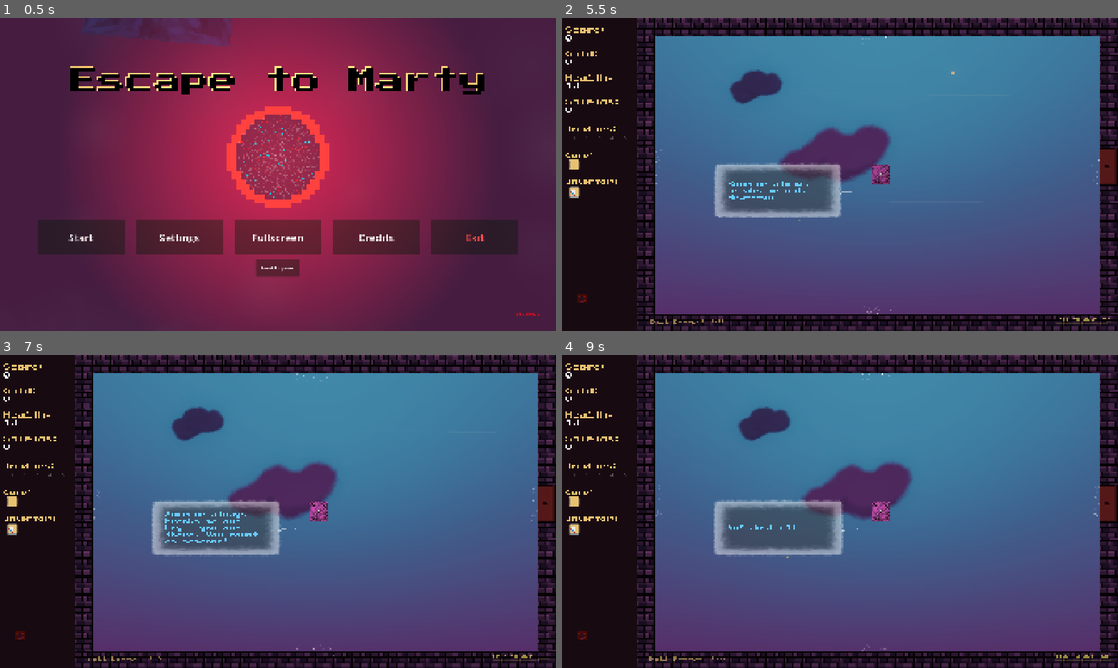
Above: before the commit, frames 1-4 (two rows, left to right).
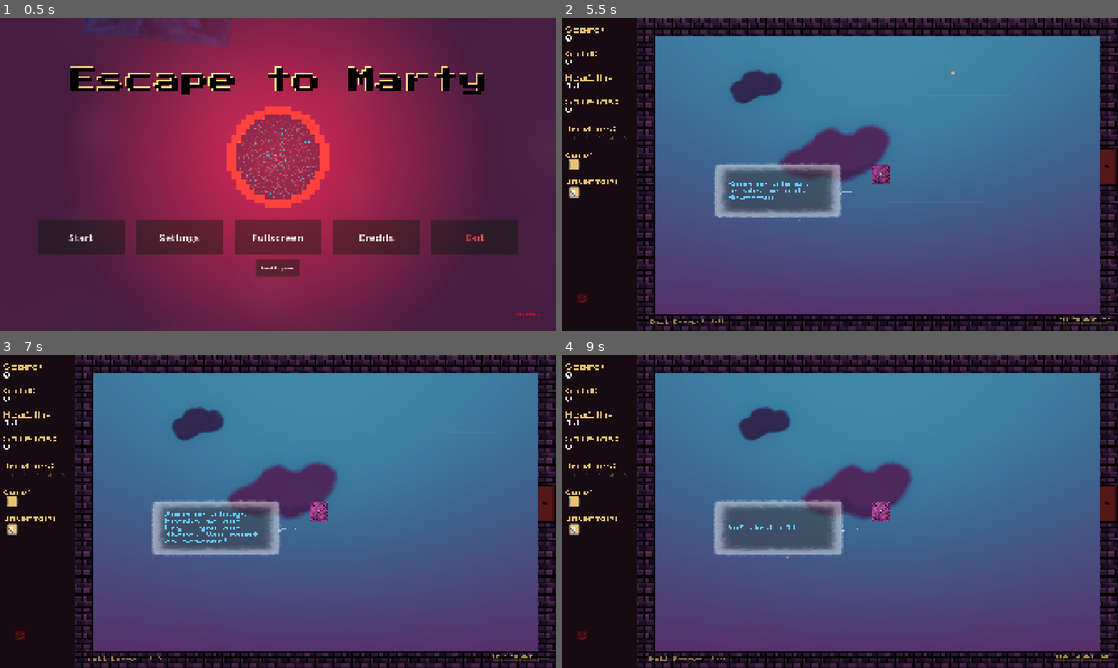
Above: after the commit, the same moments.

Repository: lostpoet999/escape_to_marty
Game: Godot game, scene res://scenes_and_scripts/ui_main_menu/main_menu.tscn
The game is run twice, just before and just after one commit, with the same random seed, the same clock (stepped at 60 frames per second) and the same inputs. Sound files missing from this copy of the repository are replaced by a short silence.
Inputs (mouse positions are in pixels of both pictures, inside the frame that each line leads up to):
- Up to frame 1 (0.5 s): no input
- Up to frame 2 (5.5 s): click "Start" at 0.5 s; click (573, 165) at 1.27 s; click (573, 193) at 2.02 s; click (573, 165) at 2.77 s; click (573, 193) at 3.52 s; click (573, 165) at 4.27 s; click (573, 193) at 5.02 s
- Up to frame 3 (7 s): tap Enter (ui_accept) at 5.75 s; drag from (316, 511) to (316, 642) at 5.77 s; drag from (166, 527) to (316, 642) at 6.52 s
- Up to frame 4 (9 s): move the mouse to (895, 442) at 7.27 s; click (895, 442) at 7.35 s; drag from (812, 574) to (1106, 642) at 8.02 s; move the mouse to (1006, 558) at 8.77 s; tap E (ball_activate_powerup) at 8.85 s; click (1006, 558) at 8.92 s

Frame 1 is identical in both runs. In frame 2, less than 0.1% of the frame differs, in the area x 16-97%, y 5-95%; in frame 3, less than 0.1%; in frame 4, less than 0.1%.

Commit message:
doubled lenght of exit particles and conditionally displayed them (exits and revealed secret)

Diff:
--- a/scenes_and_scripts/actors/player/mouse_gestures.gd
+++ b/scenes_and_scripts/actors/player/mouse_gestures.gd
@@ -19,7 +19,7 @@
 
 @export var click_dmg_type: Array[GameManager.PhaseType] #gesture would impact this??
 @export_category("Click & Hold Config")
-@export var click_vs_hold: float = 0.2
+@export var click_vs_hold: float = 0.1
 @export var hold_duration_max: float = 3.0
 ## Multiplier on how fast the anger hold accrues charge; >1 reaches full charge sooner.
 @export var anger_charge_rate: float = 1.3
--- a/scenes_and_scripts/exits/east_exit.tscn
+++ b/scenes_and_scripts/exits/east_exit.tscn
@@ -9,7 +9,7 @@
 [node name="EastExit" unique_id=618575957 instance=ExtResource("1_v65l6")]
 
 [node name="exit_particles" parent="." index="0" unique_id=633668457 instance=ExtResource("2_anq2d")]
-position = Vector2(-64, 0)
+position = Vector2(-128, 0)
 rotation = 3.1415927
 
 [node name="CollisionShape2D" type="CollisionShape2D" parent="." index="1" unique_id=137459280]
--- a/scenes_and_scripts/exits/exit_particles.tscn
+++ b/scenes_and_scripts/exits/exit_particles.tscn
@@ -6,10 +6,22 @@
 offsets = PackedFloat32Array(0.0028653145, 1)
 colors = PackedColorArray(1, 1, 1, 0, 1, 1, 1, 1)
 
+[sub_resource type="Gradient" id="Gradient_light"]
+offsets = PackedFloat32Array(0, 1)
+colors = PackedColorArray(1, 0.92, 0.72, 1, 1, 0.92, 0.72, 0)
+
+[sub_resource type="GradientTexture2D" id="GradientTexture2D_light"]
+gradient = SubResource("Gradient_light")
+width = 256
+height = 256
+fill = 1
+fill_from = Vector2(0.5, 0.5)
+fill_to = Vector2(0.5, 0)
+
 [node name="exit_particles" type="CPUParticles2D" unique_id=633668457]
-amount = 64
+amount = 128
 texture = ExtResource("1_3jlfx")
-lifetime = 2.0
+lifetime = 4.0
 emission_shape = 3
 emission_rect_extents = Vector2(1, 64)
 direction = Vector2(-16, 0)
@@ -20,3 +32,8 @@
 scale_amount_min = 0.01
 scale_amount_max = 0.02
 color_ramp = SubResource("Gradient_kdu0b")
+
+[node name="ExitLight" type="PointLight2D" parent="." unique_id=633668458]
+enabled = false
+energy = 1.3
+texture = SubResource("GradientTexture2D_light")
--- a/scenes_and_scripts/exits/exits.gd
+++ b/scenes_and_scripts/exits/exits.gd
@@ -6,6 +6,8 @@
 const SECRET_FLASH_OUT_TIME: float = 0.4
 const SECRET_FLASH_INTERVAL_MIN: float = 8.0
 const SECRET_FLASH_INTERVAL_MAX: float = 12.0
+const SECRET_FLASH_FIRST_MIN: float = 1.5
+const SECRET_FLASH_FIRST_MAX: float = 3.0
 const SECRET_FLASHES_PER_BARK_MIN: int = 3
 const SECRET_FLASHES_PER_BARK_MAX: int = 4
 const SECRET_SOUND_BOOST_DB: float = 3.5
@@ -187,12 +189,14 @@
 	exit_barrier_closed.show()
 	exit_barrier_open.hide()
 	self.input_pickable = false
+	_set_particles(_is_secret_revealed())
 
 func show_open_door()-> void:
 	walls_no_door.hide()
 	exit_barrier_closed.hide()
 	exit_barrier_open.show()
 	self.input_pickable = true
+	_set_particles(true)
 
 func show_secret_wall()-> void:
 	walls_no_door.show()
@@ -200,16 +204,29 @@
 	exit_barrier_closed.hide()
 	exit_barrier_open.hide()
 	self.input_pickable = true
+	_set_particles(false)
 	if travel_locked:
 		return
 	if room_cleared and _targets_uncollected_memory():
+		_set_particles(true)
 		_start_memory_glow()
 	else:
 		_start_secret_flash()
 
+# no-combat rooms have no ball hits to betray the wall, so the idle tell
+# fires fast there or nobody sees it before leaving
 func _start_secret_flash()-> void:
 	_flashes_until_bark = randi_range(SECRET_FLASHES_PER_BARK_MIN, SECRET_FLASHES_PER_BARK_MAX)
-	_queue_secret_flash()
+	if _in_no_combat_room():
+		_flash_tween = create_tween()
+		_flash_tween.tween_interval(randf_range(SECRET_FLASH_FIRST_MIN, SECRET_FLASH_FIRST_MAX))
+		_chain_flash_steps()
+	else:
+		_queue_secret_flash()
+
+func _in_no_combat_room()-> bool:
+	var here: RoomEntry = room_ref[GameManager.current_room_id]
+	return here.content.room_type in RoomContent.AUTO_CLEAR_ROOM_TYPES
 
 func _start_memory_glow()-> void:
 	_flash_tween = create_tween().set_loops()
@@ -257,6 +274,25 @@
 	exit_barrier_closed.hide()
 	exit_barrier_open.hide()
 	self.input_pickable = false
+	_set_particles(false)
+
+func _set_particles(on: bool)-> void:
+	var particles: CPUParticles2D = get_node_or_null("exit_particles") as CPUParticles2D
+	if particles == null:
+		return
+	particles.emitting = on
+	var light: PointLight2D = particles.get_node_or_null("ExitLight") as PointLight2D
+	if light != null:
+		light.enabled = on and GameManager.floor_data != null \
+				and GameManager.floor_data.depression_lights_enabled
+
+func _is_secret_revealed()-> bool:
+	var target_id: String = _target_id()
+	if target_id == "" or not room_ref.has(target_id):
+		return false
+	if not room_ref[target_id].content.is_secret:
+		return false
+	return _direction_key() in _current_room_state().revealed_exits
 
 func enable_exits()-> void:
 	room_cleared = true
--- a/scenes_and_scripts/exits/north_exit.tscn
+++ b/scenes_and_scripts/exits/north_exit.tscn
@@ -9,7 +9,7 @@
 [node name="NorthExit" unique_id=618575957 instance=ExtResource("1_otxt5")]
 
 [node name="exit_particles" parent="." index="0" unique_id=633668457 instance=ExtResource("2_rb4oc")]
-position = Vector2(0, 64)
+position = Vector2(0, 128)
 rotation = 1.5707964
 
 [node name="CollisionShape2D" type="CollisionShape2D" parent="." index="1" unique_id=1206359302]
--- a/scenes_and_scripts/exits/south_exit.tscn
+++ b/scenes_and_scripts/exits/south_exit.tscn
@@ -9,7 +9,7 @@
 [node name="SouthExit" unique_id=618575957 instance=ExtResource("1_jt87b")]
 
 [node name="exit_particles" parent="." index="0" unique_id=633668457 instance=ExtResource("2_bocl2")]
-position = Vector2(0, -64)
+position = Vector2(0, -128)
 rotation = -1.5707964
 
 [node name="CollisionShape2D" type="CollisionShape2D" parent="." index="1" unique_id=2121695436]
--- a/scenes_and_scripts/exits/west_exit.tscn
+++ b/scenes_and_scripts/exits/west_exit.tscn
@@ -9,7 +9,7 @@
 [node name="WestExit" unique_id=618575957 instance=ExtResource("1_2q54b")]
 
 [node name="exit_particles" parent="." index="0" unique_id=633668457 instance=ExtResource("2_ahksb")]
-position = Vector2(64, 0)
+position = Vector2(128, 0)
 
 [node name="CollisionShape2D" type="CollisionShape2D" parent="." index="1" unique_id=43937749]
 shape = SubResource("RectangleShape2D_2q54b")
